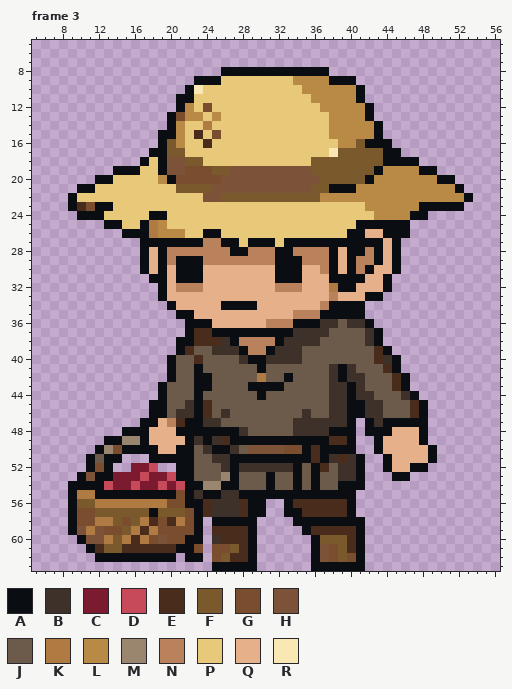
A pixel-art file gets an edit: ArtSource/LocalEnemies/BasketVillager_Idle.aseprite. Above, as it was before the edit.
64x64 pixels, 9 frames. Shown: frame 3: x 5..56, y 5..63. The commit also changed other frames, which this record leaves out.
Palette (. is transparent): A #0a0d11  B #3e312a  C #7c1a30  D #c74a5a  E #4a2c1c  F #7a5a2c  G #7a4d2e  H #7c5238  J #6c5a4a  K #b07a43  L #b88a46  M #9a856f  N #b9825d  P #e7c979  Q #e6b08a  R #f9e7b4
Pixels before, frame 3 (only the part around the change), first column x 5:
 5 ....................................................
 6 ....................................................
 7 ....................................................
 8 .....................AAAAAAAAAAAA...................
 9 ..................AAAPPPPPPPPLLLLAAA................
10 .................ARPPPPPPPPPPPLLLLLLA...............
11 ................AAPPPPPPPPPPPPPLLLLLA...............
12 ................ALPGPPPPPPPPPPPPLLLLLA..............
13 ...............AGLLPLPPPPPPPPPPPPLLLLA..............
14 ...............ALPPKPPPPPPPPPPPPPLLLLLA.............
15 ..............AALPEPGPPPPPPPPPPPPLLLLLA.............
16 ..............AFLPPEPPPPPPPPPPPPPPLLFAAA............
17 .............AAFFPPPPPPPPPPPPPPPPRFFFFFAA...........
18 ............APAHHFFPPPPPPPPPPPPFFFFFFFFAAAA.........
19 .........AAAPPAHHGGGFFHHHHHHHHHFFFFFFFALLLLAA.......
20 .......AAPPPPPLAGGGGGHHHHHHHHHHHFFFFFALLLLLLLAA.....
21 .....AAPPPPPPPPPFFFFHHHHHHHHHHHFFAAALLLLLLLLLLLA....
22 ....APPPPPPPPPPPPPPHHFFFFFFFFFFFLLLLLLLLLLLLLLLLA...
23 ....AEGAAPPPPPPPPPPPPPPPPPPPPPPPPPPPPLLLLLLAAAAA....
24 .....AAAPPPPPAAPPPPPPPPPPPPPPPPPPPPPPPLLLLAA........
25 ........AAPPAKLPPPPPPPPPPPPPPPPPPPPPAAAAAA..........
26 ..........AAAKLLLPPAAPPPPPPPPPPPPPPAAQQAAA..........
27 ............AAAAAAANNAAPAAAPAAAAAAAAAAAQA...........
28 ............AQANNNNNNNAANNNAANNNNAQAANAQA...........
29 ............AQANAAANNNNNNNNAAANNNAQANNAQA...........
30 ............AQAQAAAQQQQQQQQAAAQQNAQANAQQA...........
31 .............AAQAAAQQQQQQQQAAAQQQAAAAQQA............
32 ..............AQNNNQQQQQQQQNNNQQQKAAQQQA............
33 ..............AQQQQQQQQQQQQQQQQQQNQQQAA.............
34 ...............AQQQQQAAAAQQQQQQQNAAAA...............
35 ................AAQQQQQQQQQQQNNNAAAAA...............
36 .................AAAQQQQQQNNNAAABBJBBA..............
37 .................AEEAAAAAAAAABBBBJJJJBA.............
38 ................AAEEEBANNNNABBBBJJJJJBA.............
39 ................AEJJBBBANNABBBJJJJJJJJEA............
40 ...............AJJEJJJJBAABBBBJJJJJJJJEBA...........
41 ...............AJJAJJJJJJAJJJJJJJBABJJJEA...........
42 ...............AJJAAJJJJJKJJAJJJJBABBJJJEA..........
43 ..............AJJJAAJJJJAAAAJJJJJBBABJJJEA..........
44 ..............AJJJAJJJJJJAJJJJJJJBBABBJJJBA.........
45 .............AAJJBAEJJJJJJJJJJJJJBBAABBJJJEA........
46 .............AAJBBAEJBJJJJJJJJBJJBBAABBJJJEA........
47 ............AAQNEAABBJJJJJJJJBBBBBBA.ABAAAAA........
48 ..........AAAQQQAAAAAAABJJJJJBBBBAAA.AAAQQQA........
49 ........AAMMAQQQQABABEAAAAAAAAAAAEEA..AQQQQA........
50 .......AMGAAAAQQAAJBAABJHHHHGGAEAAAA..AQQQQQA.......
51 ......AJAA...AAAAAJJBBAAAAAAAAAEABEBA..AQQQQA.......
52 ......AGA..CCD..AAJJJBABBBBBBAJAEJBBA..AQQAA........
53 .....AHAACCCDCCDAAJJJMAJJJAJJAJAJJBBA...AA..........
54 ....AAAADCCDCCDCDAAMMAAJJJAJJAJAJJAAA...............
55 ....AKKAAAAAAAAAGABAABBAAAAAAAAAAAAA................
56 ....AFFKKKKKKKKGGAAEBBBEAA..AEEEEEEA................
57 ....AGGFFFFFFAFFFGAEBBBEAA..AAEEEEEA................
58 ....AGGKKFGFKEGEKGA.AAAAA....AAAAAAAA...............
59 ....AHKHGGFKEKGGGGA.EEEEA.....AEEEEEA...............
60 .....AHHKFKEKGHGGAA.BEEEA......AFFFEA...............
61 ......AEFFEEEEEEAAG.GGFEA......AHGFEA...............
62 .......AAAAAAAAA.AA.GFEEA......AHGFGA...............
63 ....................AAAAA......AAAAAA...............
New version:
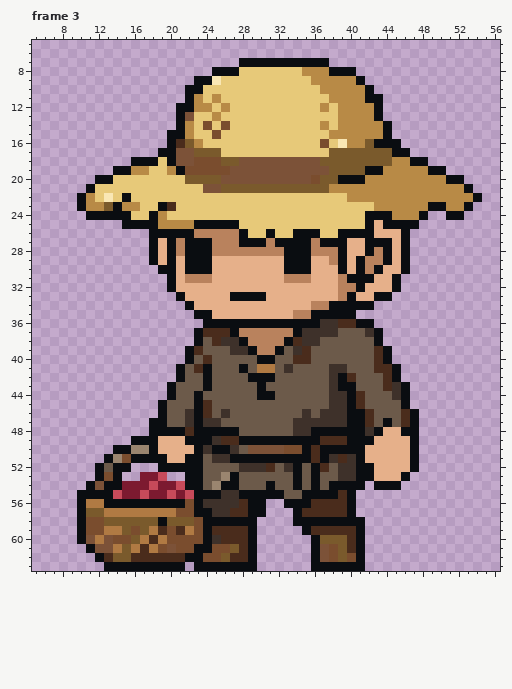
Log entry: Unify enemy idles from Miner through King and repair held props
Change:
Changed rows in their new state; - is an unchanged pixel.
Frame 3:
first column x 9:
 7 -------------------AAAAAAAAAA-----------------
 8 ----------------A--PPPPPPPLLLAAA--------------
 9 ----------------R--------PP--LLLA-------------
10 --------------A-----------PP----LA------------
11 ------------.-L-L----------PP---LAA-----------
12 -------------ALL-L-----------P---LA-----------
13 -----------.AHP--------------P---LA-----------
14 -----------.AL-G-G----------LP----LA----------
15 ----------.-ALP-------------------LA----------
16 ----------.AEFLP------------G-R-LF--A---------
17 ---------.-AHHFFF------------F-----F-A--------
18 -------A-APA-HGGGFFHHHHHHHHH-------FLL-A------
19 -------LL-PLA---GG---------HH----A-----L-A----
20 ----------PPPFFFF----------G--AAAL-------L-A--
21 -.----------PPPH-FFFFFFFFFF--LLL-----------LA-
22 .AL-R-A--------PPPPPPPPPPPPPPPP-------------LA
23 .ALLFALL--AE---------------------P-----L--LLA-
24 -.--AAA---L----------------------AAA--L---AA--
25 ----..AA-A-LLLAAAAA-------------P-Q---A-------
26 ------...AAAAANNNNNA--A--AAA--A--A-QQ---------
27 --------.-Q-N--A-NNA--NA---N---QQ--AQA--------
28 --------.AQA-AAA--NN---N-AA--NAQQANAQA--------
29 --------.AQAQ--AQQQQQQQQ--AQQNAQA-NAQA--------
30 --------..-AQ--A-------Q--A-QQAQANA-QA--------
31 ---------..AQNNN-------QNNN--QN--A-QA---------
32 ----------.AQQQ--------QQQ---QNNA--QA---------
33 ----------..A-----AAAA-------QNA-Q-A----------
34 -----------..A---QQQQ------N-----A------------
35 ------------..AA-----------A----.-------------
36 -------------..-AAAAAAAAA-----EEA-------------
37 -------------.A-EE-NNNNNNA---B----------------
38 ------------..AJ--BA---NAE-------J------------
39 ------------.AE-JJ-BA-NAJ-E-------------------
40 -----------..AJE---JJ-AJJEE--------A.---------
41 -----------.A-EA---A-KK-B-----BJ--E-----------
42 -----------.A-J-----AAA-J------EJ--EA.--------
43 ----------.A--J-----J-JJ------A-J--EB---------
44 ----------.A----------A---------EJ--BA.-------
45 ---------.---J------------------EJJ--A..------
46 ---------.--J---------------B----EJ--EA.------
47 --------.-AJJB------------------AEJ-JE-.------
48 ------...AAA-E-----J-------AA---AB-Q-AA.------
49 ----...A-A----A---E---------E---AAQ---A.------
50 ---..A-MM---QQA-----------------AQQ---A..-----
51 --..-MGAA--QQ-A------------------QQQ--A..-----
52 --.AJAA...AA--A--JJ---EJ---------AQQ---.------
53 -..-GA..C-D..-A-------J----------AQQQ---------
54 ..-HAA-C-DC----J-------------A----AAA---------
55 .AA--DCCDCCDCDA---------JJ----E---------------
56 .AK-AAAAAAAAAG-B---------AA-------------------
57 .AF-KKKKKKKKG--A--E-----.---------------------
58 .A-GF-F-FFAFFFGA------------------------------
59 .AGGKK-GF-E-EKGA------------------------------
60 ---KHGGF-EK--GGA------------------------------
61 ---HHKFK-KGHGGAA------------------------------
62 ----EFFEEEEEE--G------------------------------
63 ----AAAAAAAAA-AA------------------------------
Pixel boxes of the changes (left, top, right, bottom) in both pictures:
changed: (68, 58, 482, 571)
